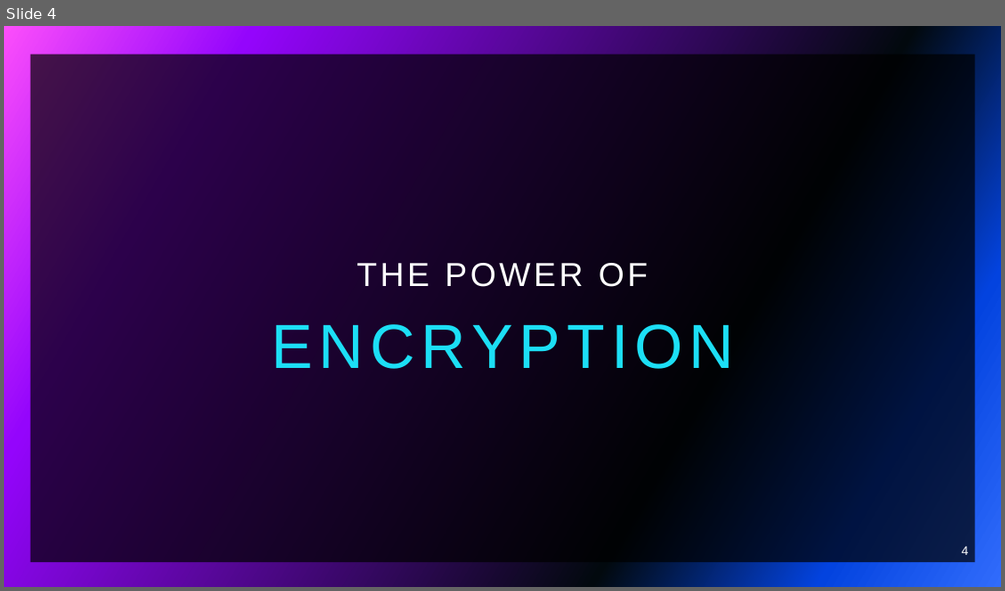
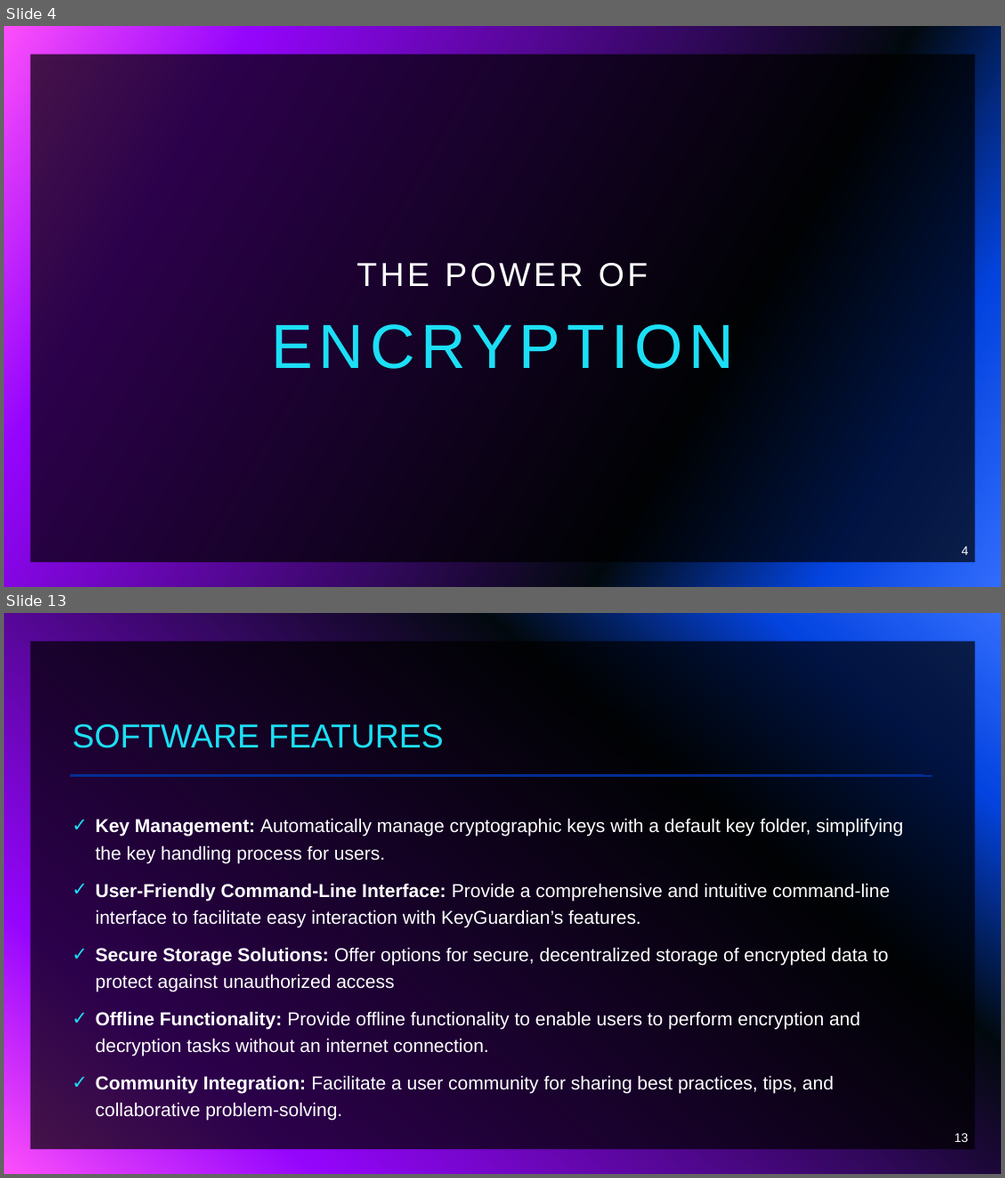
Before and after one commit to brodante/KeyGuardian, a slide deck: papers/PPT/KeyGuardian.pptx. Shown one above the other, each under a label of ours: slide 4 before the commit, slides 4 and 13 after it; the slides between them are not shown. The pictures are 1005x591 and 1005x1178 pixels, drawn with LibreOffice and Linux fonts; fonts in the diff are those of the drawing. Boxes give left, top, right and bottom in pixels: in the first picture for what was removed or moved away, otherwise in the second. Text is boxed around its words. In the diff, an @@ line names an element or a change of style, - is before the commit and + after.

```diff
--- a/papers/PPT/KeyGuardian.pptx
+++ b/papers/PPT/KeyGuardian.pptx
@@ slide 13 added at (x1=4, y1=613, x2=1001, y2=1174), background gradient #316CFC to #0343DF to #02090E to #9405FC to #FC4EFB; not listed: 1 template element that a slide beside it also shows @@
@@ title added at (x1=73, y1=724, x2=443, y2=748), 32 pt, text #1CDFF5 @@
+SOFTWARE FEATURES
@@ line added from (70, 776) to (933, 776), #9405FC 2 pt @@
@@ line added from (70, 775) to (923, 775), #9405FC 2 pt @@
@@ text added at (x1=96, y1=818, x2=903, y2=1120), 18 pt, text #FFFFFF @@
+✓ Key Management: Automatically manage cryptographic keys with a default key folder, simplifying the key handling process for users.
+✓ User-Friendly Command-Line Interface: Provide a comprehensive and intuitive command-line interface to facilitate easy interaction with KeyGuardian’s features.
+✓ Secure Storage Solutions: Offer options for secure, decentralized storage of encrypted data to protect against unauthorized access
+✓ Offline Functionality: Provide offline functionality to enable users to perform encryption and decryption tasks without an internet connection.
+✓ Community Integration: Facilitate a user community for sharing best practices, tips, and collaborative problem-solving.
@@ page number added at (x1=955, y1=1133, x2=969, y2=1142), 12 pt, text #FFFFFF @@
+13
```
Also in this commit, not shown: 5 slides changed, 7 other slides added, 8 slides removed, 34 other files.
